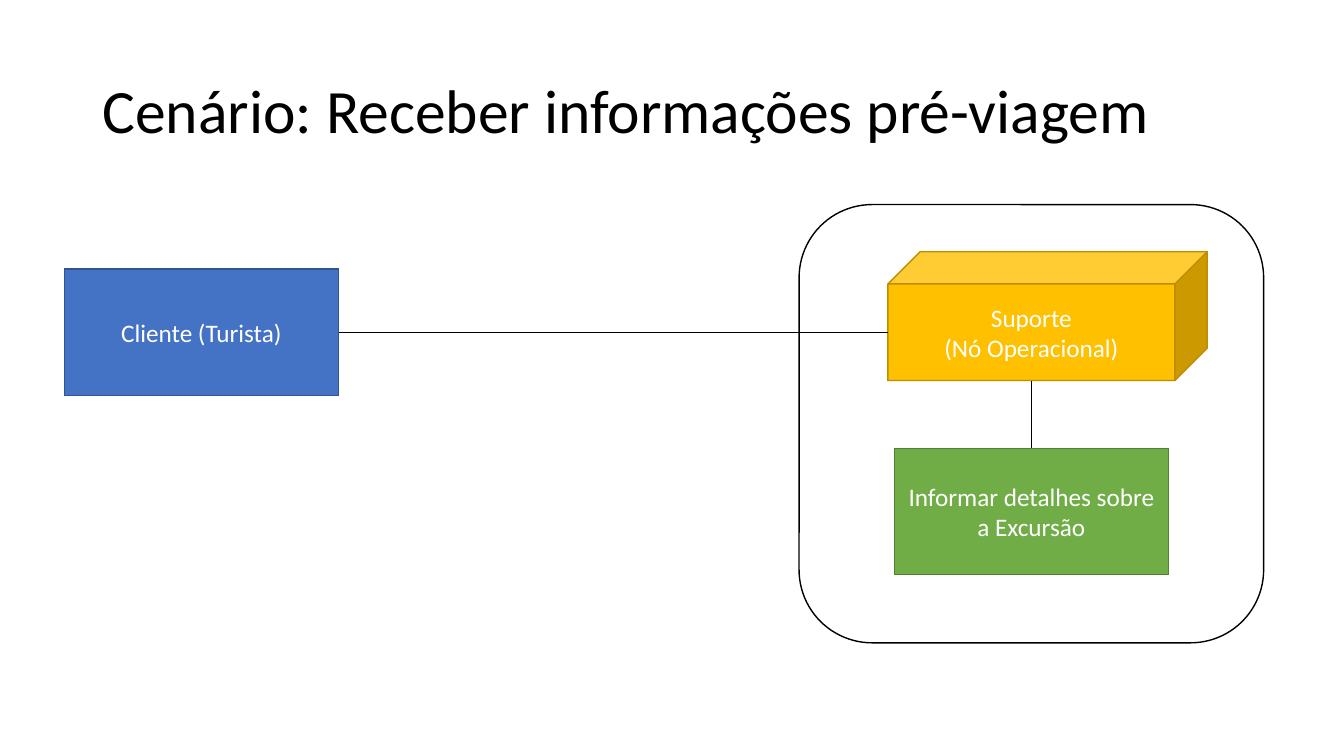
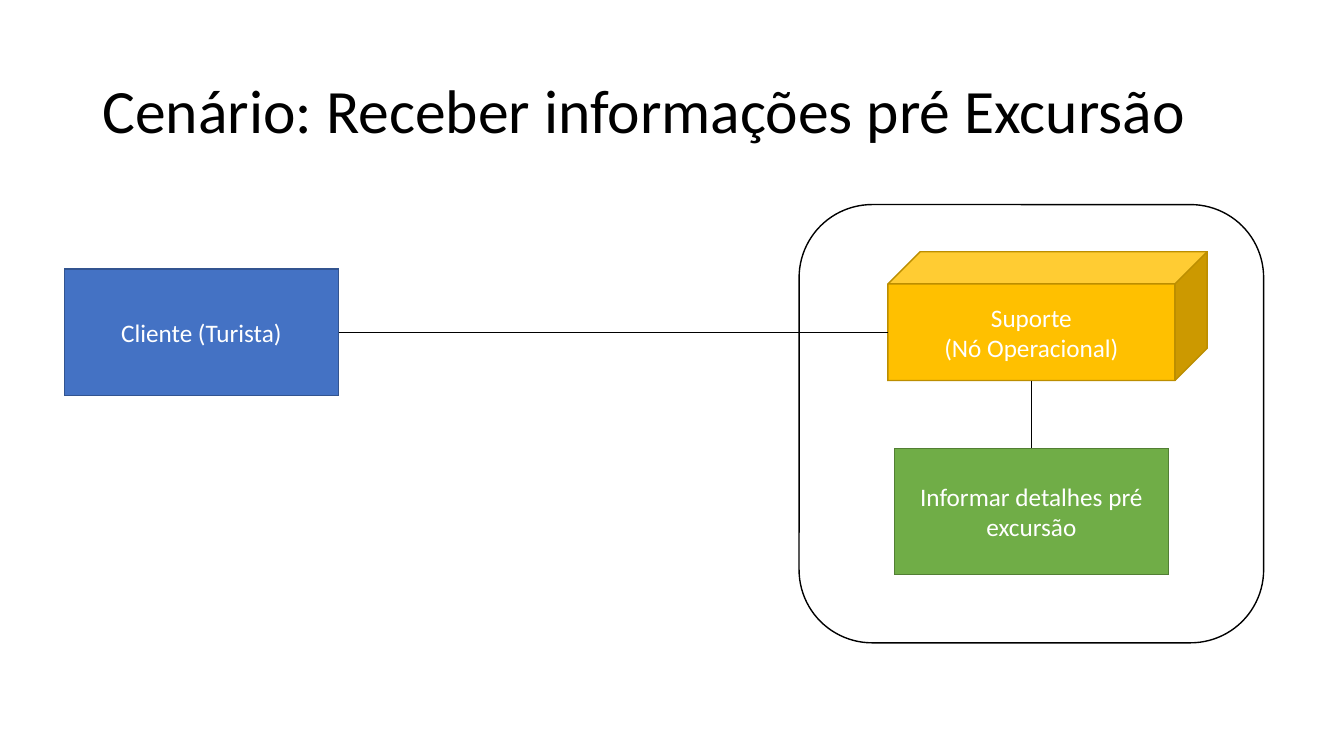
Before and after one commit to Road-on/RoadOn, a slide deck: slide 4 of 15. Arquitetura de Negócio Para Cada Cenário.pptx. Drawn at 1344x756 pixels with LibreOffice and Linux fonts; fonts in the diff are those of the drawing. Boxes give left, top, right and bottom in pixels: in the first picture for what was removed or moved away, otherwise in the second. Text is boxed around its words. In the diff, an @@ line names an element or a change of style, - is before the commit and + after.

```diff
--- a/15. Arquitetura de Negócio Para Cada Cenário.pptx
+++ b/15. Arquitetura de Negócio Para Cada Cenário.pptx
@@ title at (x1=102, y1=90, x2=1184, y2=144): text changed @@
-Cenário: Receber informações pré-viagem
+Cenário: Receber informações pré Excursão
@@ text in rectangle at (x1=920, y1=488, x2=1142, y2=536): text changed @@
-Informar detalhes sobre a Excursão
+Informar detalhes pré excursão
```
Also in this commit, not shown: 1 other slide changed, 1 other file.
